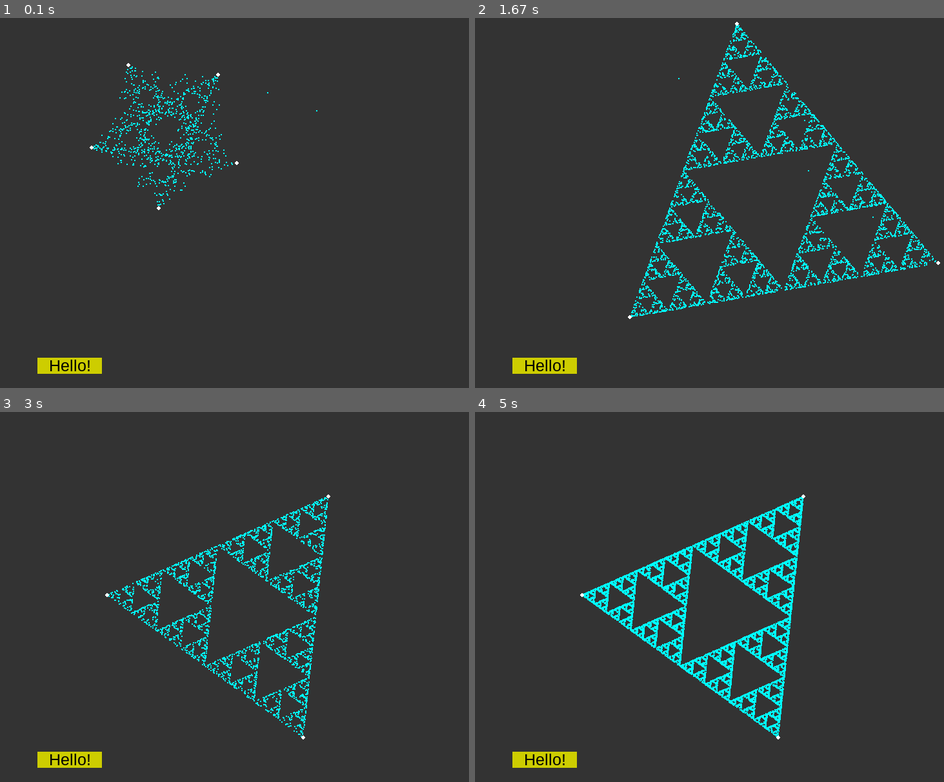
Above: before the commit, frames 1-4 (two rows, left to right).
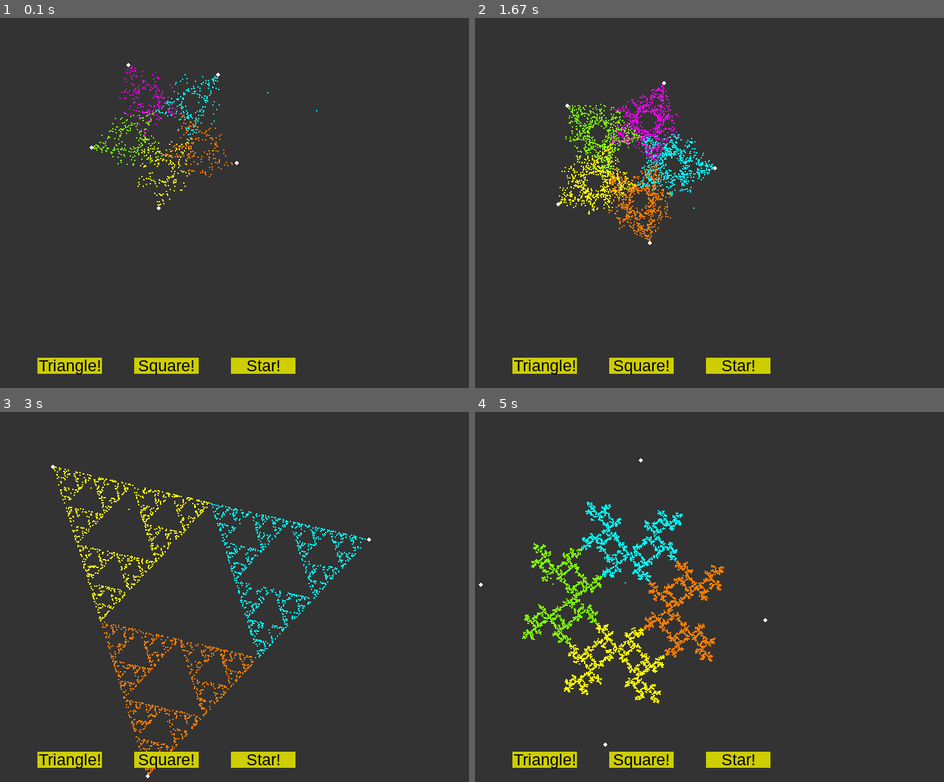
Above: after the commit, the same moments.

Repository: DHameete/pygames
Game: pygame game, started from 07_ChaosGame/main.py
Two runs of this game, one before a commit and one after it. Both use one fixed random seed, a clock stepped at 60 frames per second and the inputs below.
Inputs (mouse positions are in pixels of both pictures, inside the frame that each line leads up to):
- Up to frame 1 (0.1 s): no input
- Up to frame 2 (1.67 s): click (639, 365) at 0.38 s, where only the run after the commit has a clickable "Square!"; click (545, 365) at 0.72 s, where only the run after the commit has a clickable "Triangle!"; click (737, 365) at 1.05 s, where only the run after the commit has a clickable "Star!"
- Up to frame 3 (3 s): click (70, 759) at 2.38 s, where only the run after the commit has a clickable "Triangle!"
- Up to frame 4 (5 s): click (639, 759) at 3.72 s, where only the run after the commit has a clickable "Square!"

The runs differ from the first frame. In frame 1, 2.1% of the frame differs, in the area x 8-63%, y 13-97%; in frame 2, 7.7%; in frame 3, 6.5%; in frame 4, 9.5%, in the area x 0-71%, y 12-97%.

Commit message:
added two extra buttons

Diff:
--- a/07_ChaosGame/main.py
+++ b/07_ChaosGame/main.py
@@ -11,8 +11,10 @@
 BLUE = (0, 255, 255)
 ORANGE = (255, 128, 0)
 YELLOW = (255, 255, 0)
+GREEN = (128, 255, 0)
+PURPLE = (255, 0, 255)
 
-COLORS = [BLUE, ORANGE, YELLOW]
+COLORS = [BLUE, ORANGE, YELLOW, GREEN, PURPLE]
 
 
 def init_chaos():
@@ -78,14 +80,23 @@
     prev = 0
     a = prev
 
-
     # Font
     font = pygame.font.SysFont('Arial', 25)
 
     # button 1
-    button = pygame.Rect(100,height-50,100,25)
-    text = font.render('Hello!', True, (0,0,0))
-    text_rect = text.get_rect(center=button.center)
+    button1 = pygame.Rect(100,height-50,100,25)
+    text1 = font.render('Triangle!', True, (0,0,0))
+    text_rect1 = text1.get_rect(center=button1.center)
+
+    # button 2
+    button2 = pygame.Rect(250,height-50,100,25)
+    text2 = font.render('Square!', True, (0,0,0))
+    text_rect2 = text2.get_rect(center=button2.center)
+
+    # button 3
+    button3 = pygame.Rect(400,height-50,100,25)
+    text3 = font.render('Star!', True, (0,0,0))
+    text_rect3 = text3.get_rect(center=button3.center)
 
     # loop
     while True:
@@ -93,16 +104,28 @@
             if event.type == QUIT:
                 return False
 
-            if event.type == KEYDOWN:
-                points = init_chaos_mid()
-                displaysurface.fill((51, 51, 51))
-                now = time.time()
+            # if event.type == KEYDOWN:
+            #     points = init_chaos_mid()
+            #     displaysurface.fill((51, 51, 51))
+            #     now = time.time()
 
             if event.type == MOUSEBUTTONDOWN:
                 mouse_pos = event.pos
 
-                if button.collidepoint(mouse_pos):
+                if button1.collidepoint(mouse_pos):
                     n = 3
+                    points = init_chaos_mid(n)
+                    displaysurface.fill((51, 51, 51))
+                    now = time.time()
+
+                if button2.collidepoint(mouse_pos):
+                    n = 4
+                    points = init_chaos_mid(n)
+                    displaysurface.fill((51, 51, 51))
+                    now = time.time()
+
+                if button3.collidepoint(mouse_pos):
+                    n = 5
                     points = init_chaos_mid(n)
                     displaysurface.fill((51, 51, 51))
                     now = time.time()
@@ -126,25 +149,27 @@
             elif n == 4:
                 while a == prev:
                     a = random.choice(range(len(points)))
-            # while a == (prev+1)%n or a == (prev-1)%n:
-            #     a = random.choice(range(len(points)))
-            # while a == (prev+1)%n or a == (prev-1)%n:
-            #     a = random.choice(range(len(points)))
             elif n == 5:
                 while (a == (prev+1)%n or a == (prev-1)%n) and (prev == prevprev):
                     a = random.choice(range(len(points)))
 
 
             pos = pos.lerp(points[a],0.5)
-            # clr = COLORS[a % 3]
+            clr = COLORS[a]
 
             pygame.draw.circle(displaysurface, clr, pos, 1)
 
             prevprev = prev
             prev = a
 
-        pygame.draw.rect(displaysurface, (205, 205, 0), button)
-        displaysurface.blit(text, text_rect)
+        pygame.draw.rect(displaysurface, (205, 205, 0), button1)
+        displaysurface.blit(text1, text_rect1)
+
+        pygame.draw.rect(displaysurface, (205, 205, 0), button2)
+        displaysurface.blit(text2, text_rect2)
+
+        pygame.draw.rect(displaysurface, (205, 205, 0), button3)
+        displaysurface.blit(text3, text_rect3)
 
         # Update display
         pygame.display.update()
